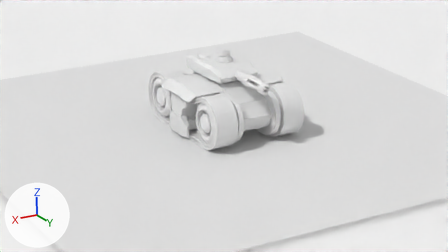
What one commit did to the Blender file src/models/tank/tank.0.blend.
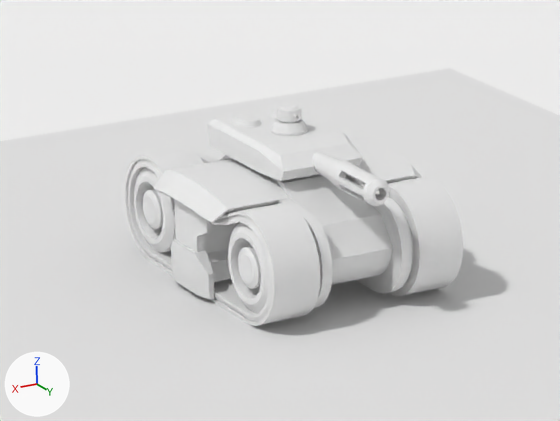
There are two pictures of each version: one from the file's camera 'Camera.001', one close up on the part from 20% to 78% of the width and 0% to 77% of the height. The axes (+X, +Y, +Z) are drawn at lower left. The lights are the same throughout.

The older version as bpy lines, for what is in view:
```python
me_body = bpy.data.meshes.new('body')
me_body.from_pydata(...)  # 4093 vertices, 3310 faces; spans x -2.27..2.27, y -2.8..3.1, z 0.0..3.17
me_body.materials.append(mat_tank)  # its picture is missing
me_plane = bpy.data.meshes.new('Plane')
me_plane.from_pydata([(10.0, 10.0, 0.0), (-10.0, -10.0, 0.0), (-10.0, 10.0, 0.0), (10.0, -10.0, 0.0)], [], [(1, 2, 0, 3)])
me_plane.materials.append(mat_shadow)  # its picture is missing
me_plane_002 = bpy.data.meshes.new('Plane.002')
me_plane_002.from_pydata([(-100.0, -100.0, 0.0), (100.0, -100.0, 0.0), (-100.0, 100.0, 0.0), (100.0, 100.0, 0.0)], [], [(0, 1, 3, 2)])
me_plane_002.materials.append(mat_ground)  # white #f7f7f7
ob_body = bpy.data.objects.new('body', me_body)
ob_body.location = (0.0, 0.0, 0.0)
_m = ob_body.modifiers.new('EdgeSplit.001', 'EDGE_SPLIT')
ob_plane = bpy.data.objects.new('Plane', me_plane)
ob_plane.parent = ob_body
ob_plane.location = (0.0, 0.0, 0.0)
ob_plane_002 = bpy.data.objects.new('Plane.002', me_plane_002)
ob_plane_002.location = (0.0, 0.0, -0.2)
```
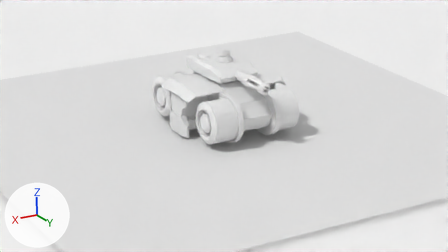
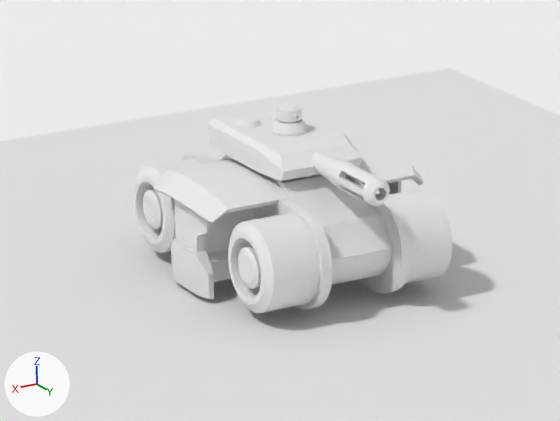
The change in detail:
me_body has 4093 vertices, 3310 faces and spans x -2.27..2.27, y -2.8..3.1, z 0.0..3.17.
me_body is used by ob_body; location (0.0, 0.0, 0.0).
me_body part 1: the loose piece of 175 vertices spanning x 1.0..1.9, y -2.8..0.0, z 0.0..2.0 is deleted.
me_body part 2: the loose piece of 175 vertices spanning x 1.0..1.9, y 0.0..2.8, z 0.0..2.0 is deleted.
me_body part 3: the loose piece of 175 vertices spanning x -1.9..-1.0, y 0.0..2.8, z 0.0..2.0 is deleted.

Location of each change, [x1, y1, x2, y2] in pixels of the close-ups (560 x 421 px):
'body', reshaped: before [125, 103, 463, 326]; after [134, 103, 452, 313]
part 1 of me_body, deleted: before [125, 149, 204, 277]
part 2 of me_body, deleted: before [209, 203, 321, 326]
part 3 of me_body, deleted: before [388, 177, 463, 296]
